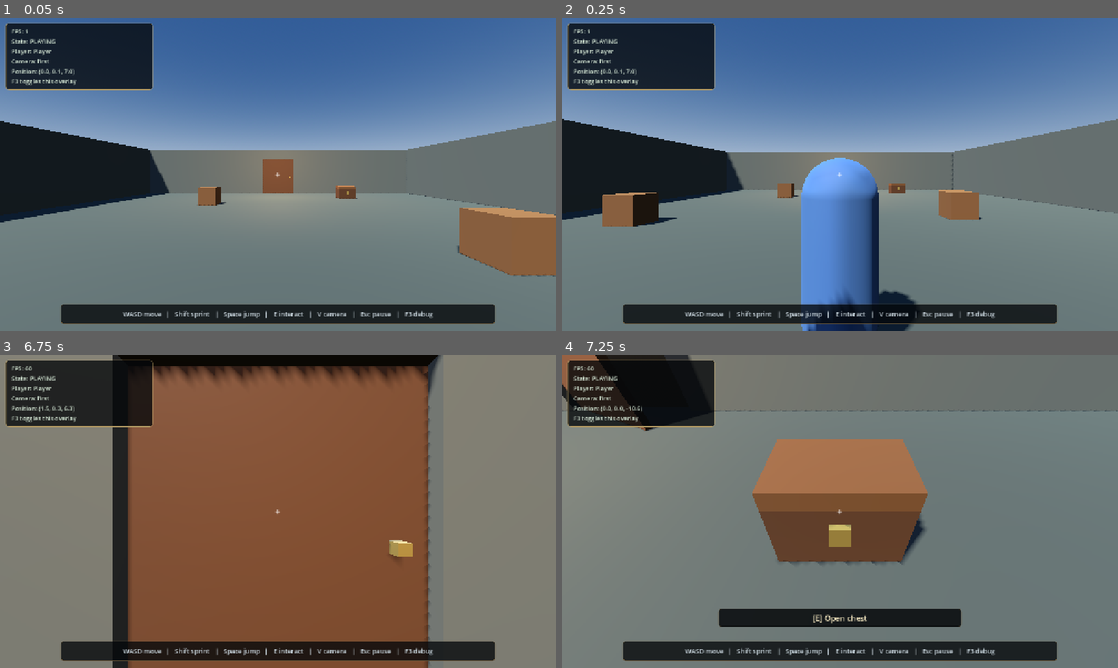
Above: before the commit, frames 1-4 (two rows, left to right).
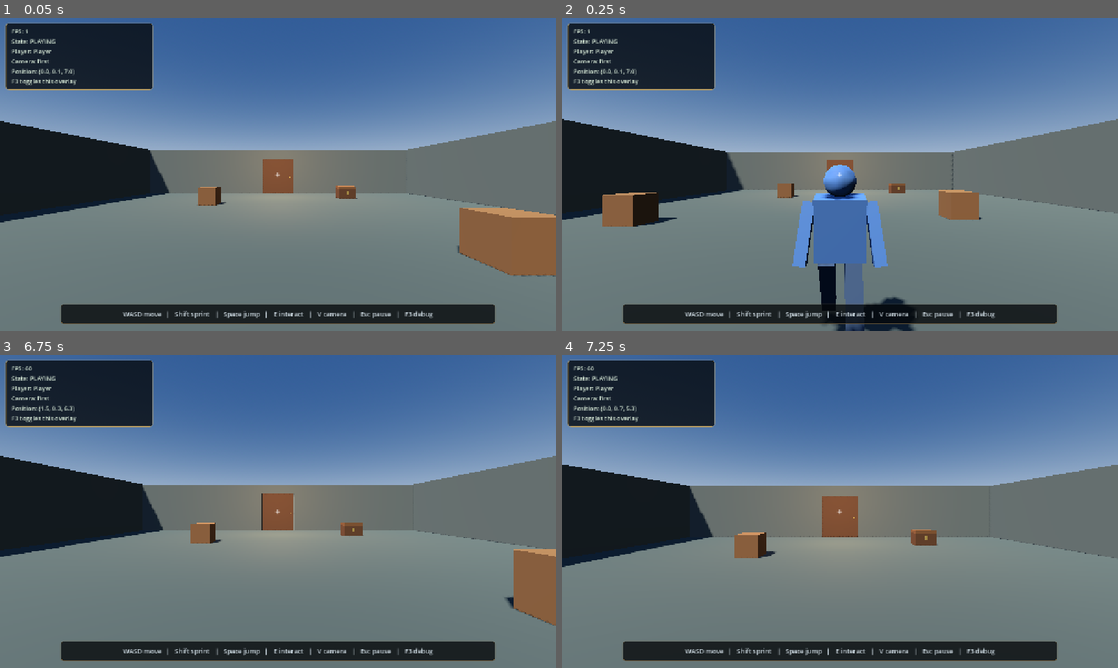
Above: after the commit, the same moments.

Repository: Erilia425/my-3d-rpg-game-in-godot
Game: Godot game, scene res://tests/phase1_smoke.tscn
Same seed, same stepped clock (60 frames per second), same inputs: the game is played once before the commit and once after it. This scene is started directly instead of the project's main scene.
Inputs (mouse positions are in pixels of both pictures, inside the frame that each line leads up to):
- Up to frame 1 (0.05 s): no input
- Up to frame 2 (0.25 s): no input
- Up to frame 3 (6.75 s): move the mouse to (305, 511) at 0.52 s; hold E (interact) 0.53-1.28 s; hold W (move_forward) 0.53-4.28 s; tap Space (jump) at 0.77, 1.07, 1.52, 1.55, 1.82, 2.1, 3.02, 3.32, 3.77, 3.8, 4.07, 4.52, 4.82, 6.02, 6.05, 6.32 s; tap Shift (sprint) at 0.8, 1.35, 3.05, 5.3 s; move the mouse to (250, 511) at 1.27 s; move the mouse to (289, 505) at 2.02 s; hold E (interact) 2.03-2.78 s; move the mouse to (272, 517) at 2.77 s; click (272, 517) at 2.85 s; move the mouse to (316, 514) at 3.52 s; right-click (316, 514) at 3.6 s; tap Escape (pause) at 4.15 s; move the mouse to (111, 464) at 4.27 s; hold A (move_left) 4.28-5.03 s; tap Ctrl (crouch) at 4.35 s; tap E (interact) at 4.55 s; move the mouse to (283, 511) at 5.02 s; hold W (move_forward) 5.03-5.78 s; hold E (interact) 5.03-5.78 s; move the mouse to (255, 505) at 5.77 s; hold D (move_right) 5.78-6.53 s; tap J (journal) at 5.85 s; move the mouse to (305, 511) at 6.52 s; hold W (move_forward) from 6.53 s (still down); hold Shift (sprint) from 6.53 s (still down)
- Up to frame 4 (7.25 s): keep holding W (move_forward); keep holding Shift (sprint); tap Space (jump) at 6.77, 7.07 s; tap E (interact) at 6.8 s

Frame 1 is identical in both runs. In frame 2, 5.3% of the frame differs, in the area x 41-64%, y 44-100%; in frame 3, 75%, in the area x 0-100%, y 0-100%; in frame 4, 53%.

Commit message:
Player: animated humanoid body with idle/walk/run/jump
Replace the placeholder capsule with a primitive humanoid (torso, head,
arms, legs) under Visual/Model, driven by an AnimationPlayer.

player_controller.gd now picks idle/walk/run/jump from horizontal speed
and airborne state and blends between them. The clips drive only the
visual model, never the Head camera pivot, so both perspectives and the
interaction ray are unaffected.

Tests: phase1_smoke gains 12 checks - the four clips exist, every track
path resolves to a real node property (a wrong path animates nothing in
Godot), and each state is actually selected while playing. The door
prompt assertion now reads the prompt immediately after interact(); the
old fixed 12-frame wait raced the door's -100 degree swing out of the
3 m interaction ray.

Diff:
--- a/features/player/player.tscn
+++ b/features/player/player.tscn
@@ -7,24 +7,294 @@
 radius = 0.35
 height = 1.8
 
-[sub_resource type="CapsuleMesh" id="CapsuleMesh_body"]
-radius = 0.35
-height = 1.8
-
 [sub_resource type="StandardMaterial3D" id="StandardMaterial3D_body"]
 albedo_color = Color(0.24, 0.36, 0.52, 1)
 roughness = 0.72
 
-[sub_resource type="BoxMesh" id="BoxMesh_marker"]
-size = Vector3(0.5, 0.12, 0.08)
+[sub_resource type="StandardMaterial3D" id="StandardMaterial3D_limb"]
+albedo_color = Color(0.17, 0.23, 0.31, 1)
+roughness = 0.8
 
 [sub_resource type="StandardMaterial3D" id="StandardMaterial3D_marker"]
 albedo_color = Color(0.82, 0.68, 0.36, 1)
 metallic = 0.5
 roughness = 0.4
 
+[sub_resource type="BoxMesh" id="BoxMesh_torso"]
+size = Vector3(0.46, 0.56, 0.26)
+
+[sub_resource type="SphereMesh" id="SphereMesh_head"]
+radius = 0.15
+height = 0.3
+radial_segments = 16
+rings = 8
+
+[sub_resource type="BoxMesh" id="BoxMesh_arm"]
+size = Vector3(0.11, 0.56, 0.11)
+
+[sub_resource type="BoxMesh" id="BoxMesh_leg"]
+size = Vector3(0.15, 0.86, 0.16)
+
+[sub_resource type="BoxMesh" id="BoxMesh_marker"]
+size = Vector3(0.14, 0.14, 0.04)
+
 [sub_resource type="SphereShape3D" id="SphereShape3D_camera"]
 radius = 0.2
+
+[sub_resource type="Animation" id="Animation_idle"]
+resource_name = "idle"
+length = 2.0
+loop_mode = 1
+tracks/0/type = "value"
+tracks/0/imported = false
+tracks/0/enabled = true
+tracks/0/path = NodePath("Model/ShoulderL:rotation")
+tracks/0/interp = 1
+tracks/0/loop_wrap = true
+tracks/0/keys = {
+"times": PackedFloat32Array(0, 1, 2),
+"transitions": PackedFloat32Array(1, 1, 1),
+"update": 0,
+"values": [Vector3(0.05, 0, -0.09), Vector3(0.02, 0, -0.05), Vector3(0.05, 0, -0.09)]
+}
+tracks/1/type = "value"
+tracks/1/imported = false
+tracks/1/enabled = true
+tracks/1/path = NodePath("Model/ShoulderR:rotation")
+tracks/1/interp = 1
+tracks/1/loop_wrap = true
+tracks/1/keys = {
+"times": PackedFloat32Array(0, 1, 2),
+"transitions": PackedFloat32Array(1, 1, 1),
+"update": 0,
+"values": [Vector3(0.05, 0, 0.09), Vector3(0.02, 0, 0.05), Vector3(0.05, 0, 0.09)]
+}
+tracks/2/type = "value"
+tracks/2/imported = false
+tracks/2/enabled = true
+tracks/2/path = NodePath("Model/Torso:scale")
+tracks/2/interp = 1
+tracks/2/loop_wrap = true
+tracks/2/keys = {
+"times": PackedFloat32Array(0, 1, 2),
+"transitions": PackedFloat32Array(1, 1, 1),
+"update": 0,
+"values": [Vector3(1, 1, 1), Vector3(1.01, 1.02, 1.01), Vector3(1, 1, 1)]
+}
+
+[sub_resource type="Animation" id="Animation_walk"]
+resource_name = "walk"
+length = 1.0
+loop_mode = 1
+tracks/0/type = "value"
+tracks/0/imported = false
+tracks/0/enabled = true
+tracks/0/path = NodePath("Model/HipL:rotation")
+tracks/0/interp = 1
+tracks/0/loop_wrap = true
+tracks/0/keys = {
+"times": PackedFloat32Array(0, 0.25, 0.5, 0.75, 1),
+"transitions": PackedFloat32Array(1, 1, 1, 1, 1),
+"update": 0,
+"values": [Vector3(0.42, 0, 0), Vector3(0, 0, 0), Vector3(-0.42, 0, 0), Vector3(0, 0, 0), Vector3(0.42, 0, 0)]
+}
+tracks/1/type = "value"
+tracks/1/imported = false
+tracks/1/enabled = true
+tracks/1/path = NodePath("Model/HipR:rotation")
+tracks/1/interp = 1
+tracks/1/loop_wrap = true
+tracks/1/keys = {
+"times": PackedFloat32Array(0, 0.25, 0.5, 0.75, 1),
+"transitions": PackedFloat32Array(1, 1, 1, 1, 1),
+"update": 0,
+"values": [Vector3(-0.42, 0, 0), Vector3(0, 0, 0), Vector3(0.42, 0, 0), Vector3(0, 0, 0), Vector3(-0.42, 0, 0)]
+}
+tracks/2/type = "value"
+tracks/2/imported = false
+tracks/2/enabled = true
+tracks/2/path = NodePath("Model/ShoulderL:rotation")
+tracks/2/interp = 1
+tracks/2/loop_wrap = true
+tracks/2/keys = {
+"times": PackedFloat32Array(0, 0.25, 0.5, 0.75, 1),
+"transitions": PackedFloat32Array(1, 1, 1, 1, 1),
+"update": 0,
+"values": [Vector3(-0.36, 0, -0.06), Vector3(0, 0, -0.08), Vector3(0.36, 0, -0.06), Vector3(0, 0, -0.08), Vector3(-0.36, 0, -0.06)]
+}
+tracks/3/type = "value"
+tracks/3/imported = false
+tracks/3/enabled = true
+tracks/3/path = NodePath("Model/ShoulderR:rotation")
+tracks/3/interp = 1
+tracks/3/loop_wrap = true
+tracks/3/keys = {
+"times": PackedFloat32Array(0, 0.25, 0.5, 0.75, 1),
+"transitions": PackedFloat32Array(1, 1, 1, 1, 1),
+"update": 0,
+"values": [Vector3(0.36, 0, 0.06), Vector3(0, 0, 0.08), Vector3(-0.36, 0, 0.06), Vector3(0, 0, 0.08), Vector3(0.36, 0, 0.06)]
+}
+tracks/4/type = "value"
+tracks/4/imported = false
+tracks/4/enabled = true
+tracks/4/path = NodePath("Model/Torso:position")
+tracks/4/interp = 1
+tracks/4/loop_wrap = true
+tracks/4/keys = {
+"times": PackedFloat32Array(0, 0.25, 0.5, 0.75, 1),
+"transitions": PackedFloat32Array(1, 1, 1, 1, 1),
+"update": 0,
+"values": [Vector3(0, 1.17, 0), Vector3(0, 1.19, 0), Vector3(0, 1.17, 0), Vector3(0, 1.19, 0), Vector3(0, 1.17, 0)]
+}
+
+[sub_resource type="Animation" id="Animation_run"]
+resource_name = "run"
+length = 0.62
+loop_mode = 1
+tracks/0/type = "value"
+tracks/0/imported = false
+tracks/0/enabled = true
+tracks/0/path = NodePath("Model/HipL:rotation")
+tracks/0/interp = 1
+tracks/0/loop_wrap = true
+tracks/0/keys = {
+"times": PackedFloat32Array(0, 0.31, 0.62),
+"transitions": PackedFloat32Array(1, 1, 1),
+"update": 0,
+"values": [Vector3(0.85, 0, 0), Vector3(-0.55, 0, 0), Vector3(0.85, 0, 0)]
+}
+tracks/1/type = "value"
+tracks/1/imported = false
+tracks/1/enabled = true
+tracks/1/path = NodePath("Model/HipR:rotation")
+tracks/1/interp = 1
+tracks/1/loop_wrap = true
+tracks/1/keys = {
+"times": PackedFloat32Array(0, 0.31, 0.62),
+"transitions": PackedFloat32Array(1, 1, 1),
+"update": 0,
+"values": [Vector3(-0.55, 0, 0), Vector3(0.85, 0, 0), Vector3(-0.55, 0, 0)]
+}
+tracks/2/type = "value"
+tracks/2/imported = false
+tracks/2/enabled = true
+tracks/2/path = NodePath("Model/ShoulderL:rotation")
+tracks/2/interp = 1
+tracks/2/loop_wrap = true
+tracks/2/keys = {
+"times": PackedFloat32Array(0, 0.31, 0.62),
+"transitions": PackedFloat32Array(1, 1, 1),
+"update": 0,
+"values": [Vector3(-0.8, 0, -0.12), Vector3(0.7, 0, -0.12), Vector3(-0.8, 0, -0.12)]
+}
+tracks/3/type = "value"
+tracks/3/imported = false
+tracks/3/enabled = true
+tracks/3/path = NodePath("Model/ShoulderR:rotation")
+tracks/3/interp = 1
+tracks/3/loop_wrap = true
+tracks/3/keys = {
+"times": PackedFloat32Array(0, 0.31, 0.62),
+"transitions": PackedFloat32Array(1, 1, 1),
+"update": 0,
+"values": [Vector3(0.7, 0, 0.12), Vector3(-0.8, 0, 0.12), Vector3(0.7, 0, 0.12)]
+}
+tracks/4/type = "value"
+tracks/4/imported = false
+tracks/4/enabled = true
+tracks/4/path = NodePath("Model/Torso:rotation")
+tracks/4/interp = 1
+tracks/4/loop_wrap = true
+tracks/4/keys = {
+"times": PackedFloat32Array(0, 0.62),
+"transitions": PackedFloat32Array(1, 1),
+"update": 0,
+"values": [Vector3(0.14, 0, 0), Vector3(0.14, 0, 0)]
+}
+tracks/5/type = "value"
+tracks/5/imported = false
+tracks/5/enabled = true
+tracks/5/path = NodePath("Model/Torso:position")
+tracks/5/interp = 1
+tracks/5/loop_wrap = true
+tracks/5/keys = {
+"times": PackedFloat32Array(0, 0.31, 0.62),
+"transitions": PackedFloat32Array(1, 1, 1),
+"update": 0,
+"values": [Vector3(0, 1.18, 0), Vector3(0, 1.21, 0), Vector3(0, 1.18, 0)]
+}
+
+[sub_resource type="Animation" id="Animation_jump"]
+resource_name = "jump"
+length = 0.4
+tracks/0/type = "value"
+tracks/0/imported = false
+tracks/0/enabled = true
+tracks/0/path = NodePath("Model/HipL:rotation")
+tracks/0/interp = 1
+tracks/0/loop_wrap = true
+tracks/0/keys = {
+"times": PackedFloat32Array(0, 0.12, 0.4),
+"transitions": PackedFloat32Array(1, 1, 1),
+"update": 0,
+"values": [Vector3(0, 0, 0), Vector3(0.7, 0, 0), Vector3(0.45, 0, 0)]
+}
+tracks/1/type = "value"
+tracks/1/imported = false
+tracks/1/enabled = true
+tracks/1/path = NodePath("Model/HipR:rotation")
+tracks/1/interp = 1
+tracks/1/loop_wrap = true
+tracks/1/keys = {
+"times": PackedFloat32Array(0, 0.12, 0.4),
+"transitions": PackedFloat32Array(1, 1, 1),
+"update": 0,
+"values": [Vector3(0, 0, 0), Vector3(-0.4, 0, 0), Vector3(-0.2, 0, 0)]
+}
+tracks/2/type = "value"
+tracks/2/imported = false
+tracks/2/enabled = true
+tracks/2/path = NodePath("Model/ShoulderL:rotation")
+tracks/2/interp = 1
+tracks/2/loop_wrap = true
+tracks/2/keys = {
+"times": PackedFloat32Array(0, 0.12, 0.4),
+"transitions": PackedFloat32Array(1, 1, 1),
+"update": 0,
+"values": [Vector3(0, 0, 0), Vector3(-0.9, 0, -0.25), Vector3(-0.7, 0, -0.25)]
+}
+tracks/3/type = "value"
+tracks/3/imported = false
+tracks/3/enabled = true
+tracks/3/path = NodePath("Model/ShoulderR:rotation")
+tracks/3/interp = 1
+tracks/3/loop_wrap = true
+tracks/3/keys = {
+"times": PackedFloat32Array(0, 0.12, 0.4),
+"transitions": PackedFloat32Array(1, 1, 1),
+"update": 0,
+"values": [Vector3(0, 0, 0), Vector3(-0.9, 0, 0.25), Vector3(-0.7, 0, 0.25)]
+}
+tracks/4/type = "value"
+tracks/4/imported = false
+tracks/4/enabled = true
+tracks/4/path = NodePath("Model/Torso:rotation")
+tracks/4/interp = 1
+tracks/4/loop_wrap = true
+tracks/4/keys = {
+"times": PackedFloat32Array(0, 0.12),
+"transitions": PackedFloat32Array(1, 1),
+"update": 0,
+"values": [Vector3(0, 0, 0), Vector3(0.12, 0, 0)]
+}
+
+[sub_resource type="AnimationLibrary" id="AnimationLibrary_player"]
+_data = {
+&"idle": SubResource("Animation_idle"),
+&"jump": SubResource("Animation_jump"),
+&"run": SubResource("Animation_run"),
+&"walk": SubResource("Animation_walk")
+}
 
 [node name="Player" type="CharacterBody3D" groups=["player"]]
 collision_layer = 2
@@ -39,15 +309,62 @@
 [node name="Visual" type="Node3D" parent="."]
 unique_name_in_owner = true
 
-[node name="Body" type="MeshInstance3D" parent="Visual"]
-position = Vector3(0, 0.9, 0)
-mesh = SubResource("CapsuleMesh_body")
+[node name="Model" type="Node3D" parent="Visual"]
+
+[node name="Torso" type="MeshInstance3D" parent="Visual/Model"]
+position = Vector3(0, 1.17, 0)
+mesh = SubResource("BoxMesh_torso")
 surface_material_override/0 = SubResource("StandardMaterial3D_body")
 
-[node name="FacingMarker" type="MeshInstance3D" parent="Visual"]
-position = Vector3(0, 1.05, -0.36)
+[node name="FacingMarker" type="MeshInstance3D" parent="Visual/Model"]
+position = Vector3(0, 1.28, -0.15)
 mesh = SubResource("BoxMesh_marker")
 surface_material_override/0 = SubResource("StandardMaterial3D_marker")
+
+[node name="HeadMesh" type="MeshInstance3D" parent="Visual/Model"]
+position = Vector3(0, 1.59, 0)
+mesh = SubResource("SphereMesh_head")
+surface_material_override/0 = SubResource("StandardMaterial3D_body")
+
+[node name="ShoulderL" type="Node3D" parent="Visual/Model"]
+position = Vector3(-0.28, 1.4, 0)
+
+[node name="ArmL" type="MeshInstance3D" parent="Visual/Model/ShoulderL"]
+position = Vector3(0, -0.28, 0)
+mesh = SubResource("BoxMesh_arm")
+surface_material_override/0 = SubResource("StandardMaterial3D_body")
+
+[node name="ShoulderR" type="Node3D" parent="Visual/Model"]
+position = Vector3(0.28, 1.4, 0)
+
+[node name="ArmR" type="MeshInstance3D" parent="Visual/Model/ShoulderR"]
+position = Vector3(0, -0.28, 0)
+mesh = SubResource("BoxMesh_arm")
+surface_material_override/0 = SubResource("StandardMaterial3D_body")
+
+[node name="HipL" type="Node3D" parent="Visual/Model"]
+position = Vector3(-0.12, 0.88, 0)
+
+[node name="LegL" type="MeshInstance3D" parent="Visual/Model/HipL"]
+position = Vector3(0, -0.43, 0)
+mesh = SubResource("BoxMesh_leg")
+surface_material_override/0 = SubResource("StandardMaterial3D_limb")
+
+[node name="HipR" type="Node3D" parent="Visual/Model"]
+position = Vector3(0.12, 0.88, 0)
+
+[node name="LegR" type="MeshInstance3D" parent="Visual/Model/HipR"]
+position = Vector3(0, -0.43, 0)
+mesh = SubResource("BoxMesh_leg")
+surface_material_override/0 = SubResource("StandardMaterial3D_limb")
+
+[node name="AnimationPlayer" type="AnimationPlayer" parent="Visual"]
+unique_name_in_owner = true
+root_node = NodePath("..")
+libraries = {
+&"": SubResource("AnimationLibrary_player")
+}
+autoplay = "idle"
 
 [node name="Head" type="Node3D" parent="."]
 unique_name_in_owner = true
--- a/features/player/player_controller.gd
+++ b/features/player/player_controller.gd
@@ -8,6 +8,11 @@
 	FIRST_PERSON,
 	THIRD_PERSON,
 }
+
+## Seconds spent blending between two locomotion clips.
+const ANIMATION_BLEND_TIME := 0.15
+## Below this horizontal speed (m/s) the player counts as standing still.
+const WALK_ANIMATION_THRESHOLD := 0.2
 
 @export_group("Movement")
 @export var walk_speed: float = 5.0
@@ -26,10 +31,12 @@
 @onready var _first_person_camera: Camera3D = %FirstPersonCamera
 @onready var _third_person_camera: Camera3D = %ThirdPersonCamera
 @onready var _visual: Node3D = %Visual
+@onready var _animation_player: AnimationPlayer = %AnimationPlayer
 @onready var _interaction_component: Node3D = %InteractionComponent
 
 var camera_mode: CameraMode = CameraMode.FIRST_PERSON
 var _pitch := 0.0
+var _current_animation: StringName = &""
 
 
 func _ready() -> void:
@@ -100,6 +107,38 @@
 
 	move_and_slide()
 
+	_update_animation()
+
+
+## Chooses the locomotion clip from the current speed and airborne state.
+## The clips themselves live in player.tscn; this only selects and blends them.
+func _update_animation() -> void:
+	if _animation_player == null:
+		return
+
+	var horizontal_speed := Vector2(velocity.x, velocity.z).length()
+	var next: StringName = &"idle"
+
+	if not is_on_floor():
+		next = &"jump"
+	elif horizontal_speed > walk_speed * 1.1:
+		next = &"run"
+	elif horizontal_speed > WALK_ANIMATION_THRESHOLD:
+		next = &"walk"
+
+	if next != _current_animation:
+		_current_animation = next
+		_animation_player.play(next, ANIMATION_BLEND_TIME)
+
+	# Scale the cycle to the real speed so the feet do not slide.
+	match next:
+		&"walk":
+			_animation_player.speed_scale = clampf(horizontal_speed / walk_speed, 0.6, 1.4)
+		&"run":
+			_animation_player.speed_scale = clampf(horizontal_speed / sprint_speed, 0.7, 1.3)
+		_:
+			_animation_player.speed_scale = 1.0
+
 
 func toggle_camera() -> void:
 	if camera_mode == CameraMode.FIRST_PERSON:
--- a/tests/phase1_smoke.gd
+++ b/tests/phase1_smoke.gd
@@ -6,10 +6,11 @@
 ## Or open this scene in the editor and press F6.
 ##
 ## Loads the real test room and drives the player: camera toggle, camera
-## collision, walk/sprint/jump/gravity, door, chest, HUD, fade overlay, and
-## pause. Prints PHASE1_SMOKE_OK on success.
+## collision, walk/sprint/jump/gravity, animation states, door, chest, HUD,
+## fade overlay, and pause. Prints PHASE1_SMOKE_OK on success.
 
 const EPSILON := 0.05
+const ANIMATION_CLIPS := ["idle", "walk", "run", "jump"]
 
 var _failures: PackedStringArray = []
 var _prompt_text := ""
@@ -23,6 +24,8 @@
 var _spring_arm: SpringArm3D
 var _visual: Node3D
 var _interaction: Node3D
+var _animation_player: AnimationPlayer
+var _hip_l: Node3D
 var _door: Node3D
 var _chest: Node3D
 var _crosshair: Control
@@ -49,6 +52,7 @@
 	await _check_camera_collision()
 	await _check_movement()
 	await _check_gravity_and_jump()
+	await _check_animations()
 	await _check_door()
 	await _check_chest()
 	_check_hud()
@@ -73,6 +77,8 @@
 	_spring_arm = _player.find_child("ThirdPersonArm", true, false) as SpringArm3D
 	_visual = _player.find_child("Visual", true, false) as Node3D
 	_interaction = _player.find_child("InteractionComponent", true, false) as Node3D
+	_animation_player = _player.find_child("AnimationPlayer", true, false) as AnimationPlayer
+	_hip_l = _player.find_child("HipL", true, false) as Node3D
 
 	_check(_head != null, "player has a Head node")
 	_check(_first_person_camera != null, "player has a first-person camera")
@@ -80,6 +86,7 @@
 	_check(_spring_arm != null, "player has a SpringArm3D")
 	_check(_visual != null, "player has a visual body")
 	_check(_interaction != null, "player has an interaction component")
+	_check(_animation_player != null, "player has an AnimationPlayer")
 
 	_check(_player.is_first_person(), "new game starts in first person")
 	_check(_first_person_camera.current, "first-person camera is active on start")
@@ -217,6 +224,103 @@
 	_check(_player.is_on_floor(), "player returns to the floor after jumping")
 
 
+func _check_animations() -> void:
+	if _animation_player == null:
+		_check(false, "animation checks need an AnimationPlayer")
+		return
+
+	for clip in ANIMATION_CLIPS:
+		_check(
+			_animation_player.has_animation(clip),
+			"player has a \"%s\" animation" % clip
+		)
+
+	_check(_all_tracks_resolve(), "every animation track targets a real node property")
+
+	_place_player(Vector3(0, 0.1, 6), 0.0, 0.0)
+	await _physics_frames(20)
+	_check(
+		_animation_player.current_animation == &"idle",
+		"standing still plays idle (%s)" % _animation_player.current_animation
+	)
+
+	Input.action_press("move_forward")
+	await _physics_frames(20)
+	_check(
+		_animation_player.current_animation == &"walk",
+		"walking plays walk (%s)" % _animation_player.current_animation
+	)
+
+	# The clips are only real if the limbs actually move: sample the left hip
+	# over half a cycle and require the rotation to sweep.
+	var samples: Array[float] = []
+	for _i in 8:
+		await _physics_frames(4)
+		if _hip_l != null:
+			samples.append(_hip_l.rotation.x)
+	if samples.size() >= 2:
+		var swing: float = samples.max() - samples.min()
+		_check(swing > 0.15, "the walk cycle swings the legs (%.2f rad)" % swing)
+	else:
+		_check(false, "player has a HipL node for the walk cycle")
+
+	Input.action_press("sprint")
+	await _physics_frames(30)
+	_check(
+		_animation_player.current_animation == &"run",
+		"sprinting plays run (%s)" % _animation_player.current_animation
+	)
+	Input.action_release("sprint")
+	Input.action_release("move_forward")
+	await _physics_frames(20)
+
+	_place_player(Vector3(0, 3.0, 6), 0.0, 0.0)
+	await _physics_frames(6)
+	_check(
+		_animation_player.current_animation == &"jump",
+		"being airborne plays jump (%s)" % _animation_player.current_animation
+	)
+
+	await _physics_frames(90)
+	_check(
+		_animation_player.current_animation != &"jump",
+		"landing leaves the jump animation (%s)" % _animation_player.current_animation
+	)
+
+
+func _all_tracks_resolve() -> bool:
+	var root := _animation_player.get_node_or_null(_animation_player.root_node)
+	if root == null:
+		push_error("AnimationPlayer root node does not resolve: %s" % _animation_player.root_node)
+		return false
+
+	for animation_name in _animation_player.get_animation_list():
+		var animation := _animation_player.get_animation(animation_name)
+		if animation == null or animation.get_track_count() == 0:
+			push_error("animation has no tracks: %s" % animation_name)
+			return false
+
+		for track_index in animation.get_track_count():
+			var track_path := str(animation.track_get_path(track_index))
+			var parts := track_path.split(":", true, 1)
+			var target := root.get_node_or_null(NodePath(parts[0]))
+			if target == null:
+				push_error("track node missing in %s: %s" % [animation_name, track_path])
+				return false
+			if parts.size() > 1 and not _has_property(target, parts[1]):
+				push_error("track property missing in %s: %s" % [animation_name, track_path])
+				return false
+
+	return true
+
+
+func _has_property(node: Node, property_name: String) -> bool:
+	for entry in node.get_property_list():
+		if String(entry["name"]) == property_name:
+			return true
+	return false
+
+
 func _check_door() -> void:
 	_door = _room.find_child("Door", true, false) as Node3D
 	_check(_door != null, "test room contains a door")
@@ -234,8 +338,8 @@
 	_send_interact()
 	await _physics_frames(2)
 	_check(bool(_door.is_open), "pressing interact opens the door")
-
-	await _physics_frames(12)
+	# Read the prompt here, not after the swing: the panel rotates -100 deg into
+	# the room, so a fixed wait races the moment it leaves the interaction ray.
 	_check(_prompt_text == "Close door", "prompt updates to Close door (\"%s\")" % _prompt_text)
 
 	_send_interact()
Not shown: 1 places in features/player/player.tscn that only renumber resources
Not shown, changed: AGENTS.md
